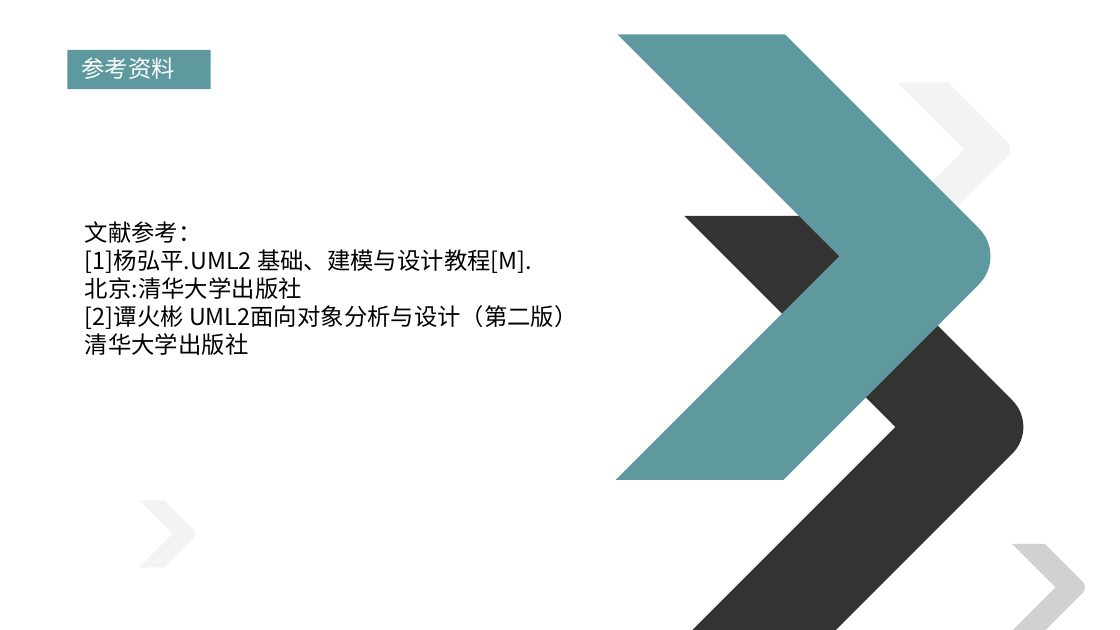
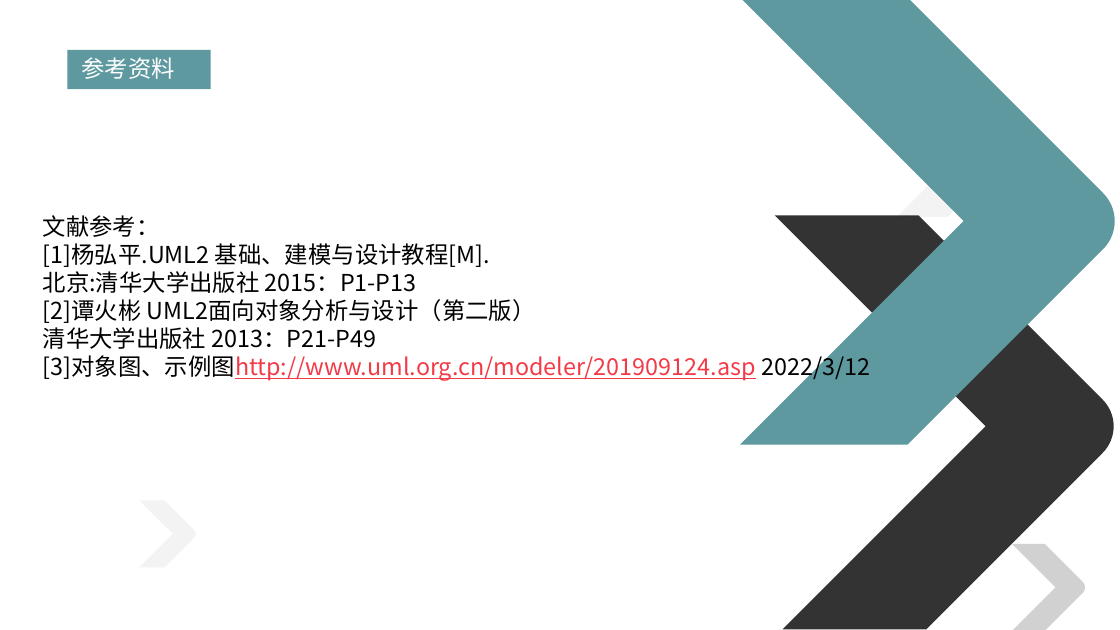
Before and after one commit to on6nx/requirement, a slide deck: slide 44 of uml1/G07翻转课堂1.pptx. Drawn at 1120x630 pixels with LibreOffice and Linux fonts; fonts in the diff are those of the drawing. Boxes give left, top, right and bottom in pixels: in the first picture for what was removed or moved away, otherwise in the second. Text is boxed around its words. In the diff, an @@ line names an element or a change of style, - is before the commit and + after.

```diff
--- a/uml1/G07翻转课堂1.pptx
+++ b/uml1/G07翻转课堂1.pptx
@@ freeform shape: place and size @@
-freeform shape at bbox=[395, 0, 1008, 563]
+freeform shape at bbox=[518, 0, 1120, 528]
@@ freeform shape: place and size @@
-freeform shape at bbox=[481, 144, 1039, 630]
+freeform shape at bbox=[571, 143, 1120, 630]
@@ text "文献参考：": place and size @@
-text "文献参考：" at bbox=[85, 221, 578, 355]
+text "文献参考：" at bbox=[43, 215, 870, 381]
@@ text at bbox=[43, 271, 417, 293]: text changed @@
-北京:清华大学出版社
+北京:清华大学出版社 2015：P1-P13
@@ text at bbox=[43, 327, 870, 381]: text changed; text colour #000000 to #F33B48 @@
-清华大学出版社
+清华大学出版社 2013：P21-P49
+[3]对象图、示例图http://www.uml.org.cn/modeler/201909124.asp 2022/3/12
```
Also in this commit, not shown: 1 other slide changed, 10 other files.
